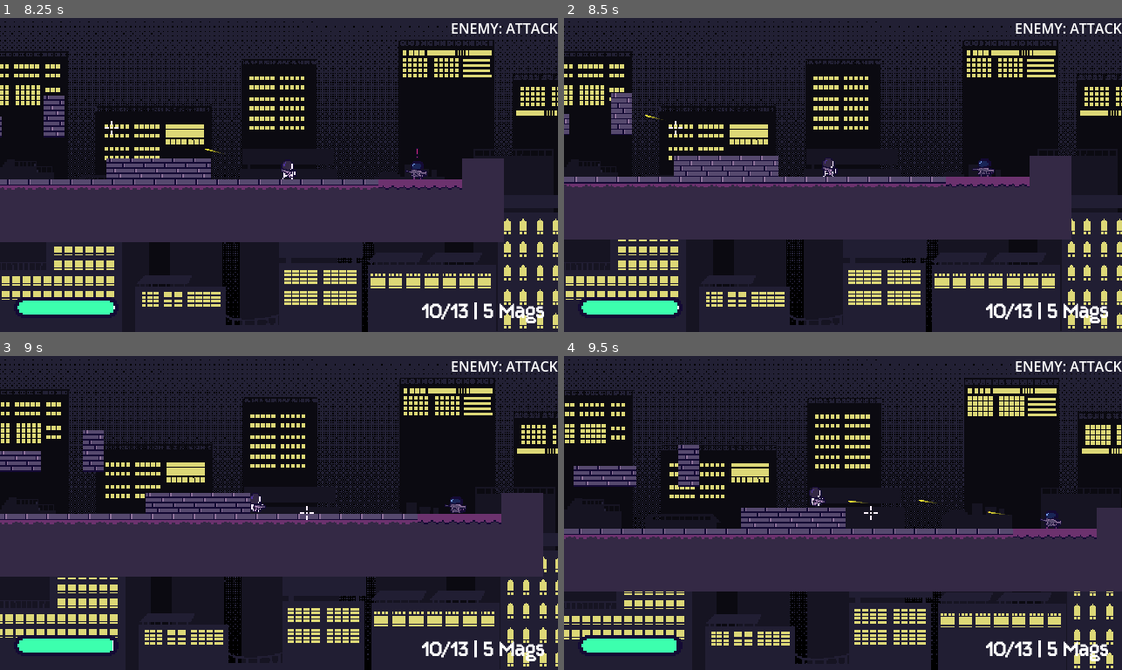
Above: before the commit, frames 1-4 (two rows, left to right).
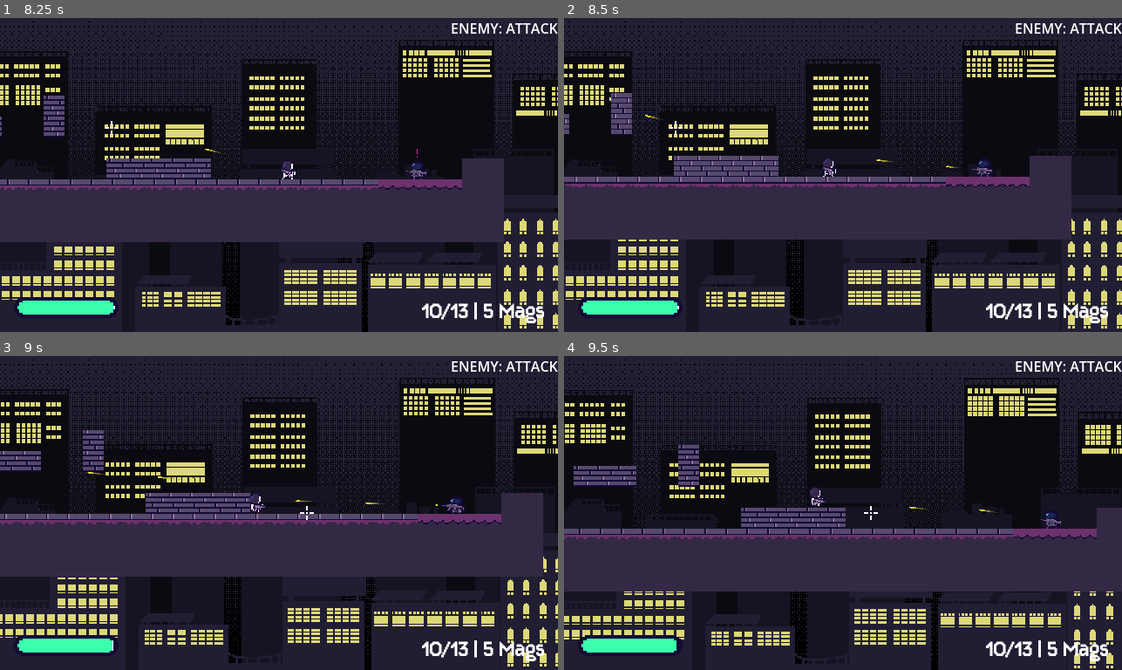
Above: after the commit, the same moments.

Repository: kyteidev/rogueshot
Game: Godot game, scene res://scenes/game_debug.tscn
The game is run twice, just before and just after one commit, with the same random seed, the same clock (stepped at 60 frames per second) and the same inputs.
Inputs (mouse positions are in pixels of both pictures, inside the frame that each line leads up to):
- Up to frame 1 (8.25 s): move the mouse to (251, 237) at 0.52 s; press the mouse at (251, 237) at 0.53 s; hold D (player_right) 0.53-2.03 s; tap W (player_jump) at 0.77, 1.52, 3.02, 3.77, 4.52, 6.02, 6.77, 7.52 s; move the mouse to (446, 222) at 1.27 s; release the mouse at (446, 222) at 1.28 s; tap Shift (player_sprint) at 1.35 s; move the mouse to (111, 127) at 2.02 s; hold A (player_left) 2.03-4.28 s; tap 1 (weapon_1) at 2.1, 5.85 s; move the mouse to (306, 175) at 2.77 s; tap 2 (weapon_2) at 2.85, 6.6 s; move the mouse to (195, 96) at 3.52 s; tap Q (weapon_cycle) at 3.6, 7.35 s; move the mouse to (401, 159) at 4.27 s; hold D (player_right) 4.28-8.03 s; click (401, 159) at 4.35 s; move the mouse to (167, 190) at 5.02 s; hold Shift (player_sprint) 5.03-5.78 s; move the mouse to (334, 105) at 5.77 s; move the mouse to (251, 237) at 6.52 s; move the mouse to (446, 222) at 7.27 s; move the mouse to (111, 127) at 8.02 s; press the mouse at (111, 127) at 8.03 s; hold A (player_left) from 8.03 s (still down)
- Up to frame 2 (8.5 s): keep holding A (player_left)
- Up to frame 3 (9 s): keep holding A (player_left); move the mouse to (306, 513) at 8.77 s; release the mouse at (306, 513) at 8.78 s; tap Shift (player_sprint) at 8.85 s
- Up to frame 4 (9.5 s): keep holding A (player_left); tap W (player_jump) at 9.02 s

Frame 1 is identical in both runs. In frame 2, less than 0.1% of the frame differs, in the area x 55-78%, y 45-50%; in frame 3, 0.1%, in the area x 15-84%, y 36-50%; in frame 4, less than 0.1%.

Commit message:
tweak enemy attack delay

Diff:
--- a/scripts/enemy.gd
+++ b/scripts/enemy.gd
@@ -43,7 +43,7 @@
 
 const RETURN_DELAY = 2.5
 
-const ATTACK_DELAY = 1.5
+const ATTACK_DELAY = 0.7
 const ATTACK_FIRE_RATE = 0.12
 const ATTACK_MAX_POS_DIFF = 180.0
 
